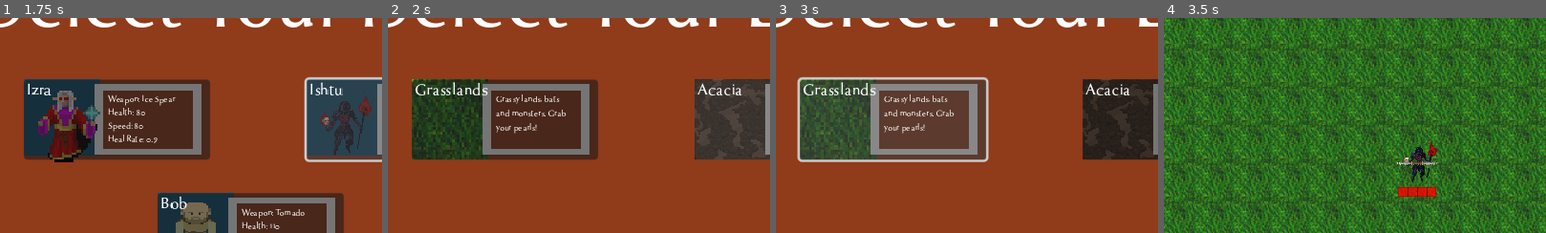
Above: before the commit, frames 1-4 (left to right).
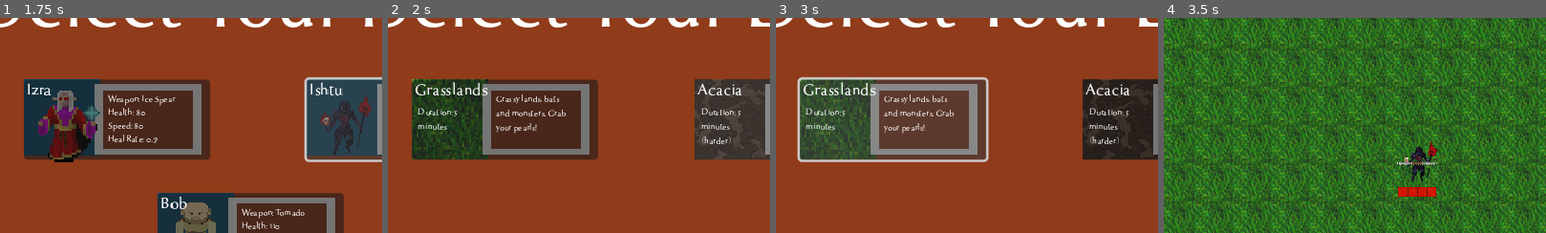
Above: after the commit, the same moments.

Repository: deonblaauw/rfg
Game: Godot game, scene res://Title Screen/menu.tscn
Same seed, same stepped clock (60 frames per second), same inputs: the game is played once before the commit and once after it. Sound files missing from this copy of the repository are replaced by a short silence.
Inputs (mouse positions are % of the whole screen's width and height, from its top left):
- Up to frame 1 (1.75 s): click "Play" at 0.5 s; tap Enter at 1.25 s; move the mouse to (72, 45) at 1.27 s; hold Right (right) from 1.28 s (still down); click (72, 45) at 1.35 s
- Up to frame 2 (2 s): keep holding Right (right)
- Up to frame 3 (3 s): move the mouse to (30, 55) at 2.02 s; release Right (right) at 2.03 s; hold Down (down) 2.03-2.75 s; click (30, 55) at 2.1 s; click (32, 40) at 2.77 s
- Up to frame 4 (3.5 s): no input
The pictures show only the part of the screen within x 17-67%, y 16-66%; the shares and areas given below are measured in that part.

Frame 1 is identical in both runs. In frame 2, 0.6% of the frame differs, in the area x 7-93%, y 41-59%; in frame 3, 0.6%; in frame 4, nothing differs.

Commit message:
Released to itch

Diff:
--- a/Title Screen/menu.gd
+++ b/Title Screen/menu.gd
@@ -5,8 +5,9 @@
 
 func _ready():
 	var new_music = preload("res://Assets/Audio/Music/menu.wav")
+	MusicPlayer.set_volume(0.8)
 	MusicPlayer.play_music(new_music)
-	MusicPlayer.set_volume(0.8)  # Set volume to 30%
+	  # Set volume to 30%
 
 func _on_btn_play_click_end():
 	var _level = get_tree().change_scene_to_file(lvl_char_sel)
--- a/Title Screen/world_selection.gd
+++ b/Title Screen/world_selection.gd
@@ -12,19 +12,22 @@
 	var world_name = "Grasslands"
 	var texture_path = "res://Assets/Textures/dirt_full_new.png"
 	var description = "Grassy lands, bats and monsters. Grab your pearls!"
-	setup_world_tile(grasslands_tile, world_name, description, texture_path)
+	var game_type = "Duration: 5 minutes"
+	setup_world_tile(grasslands_tile, world_name, description, game_type, texture_path)
 
 	# Acacia setup
 	world_name = "Acacia"
 	texture_path = "res://Assets/Textures/World/backgrounds 256x256/256_Dirt Muddy 01.png"
 	description = "Endless monsters. Stone flooring. What's not to love!?"
-	setup_world_tile(acacia_tile, world_name, description, texture_path)
+	game_type = "Duration: 5 minutes (harder)"
+	setup_world_tile(acacia_tile, world_name, description, game_type, texture_path)
 
 
-func setup_world_tile(world_node, world_name, description, texture_path):
+func setup_world_tile(world_node, world_name, description, game_type, texture_path):
 	world_node.lbl_title.text = world_name.capitalize()
 	world_node.lbl_description.text = description
 	world_node.icon.texture = load(texture_path)
+	world_node.lbl_game_type.text = game_type
 
 func _on_grasslands_world_select_click_end():
 	get_tree().change_scene_to_file(grasslands_scene)
--- a/Utility/world_select_button.gd
+++ b/Utility/world_select_button.gd
@@ -3,6 +3,7 @@
 @onready var lbl_description = $lbl_description
 @onready var lbl_title = $lbl_title
 @onready var icon = $Icon
+@onready var lbl_game_type = $lbl_game_type
 
 @onready var snd_hover = $snd_hover
 @onready var snd_click = $snd_click
--- a/Utility/world_select_button.tscn
+++ b/Utility/world_select_button.tscn
@@ -50,6 +50,17 @@
 text = "Grassy lands, bats and monsters. Grab your pearls!"
 autowrap_mode = 3
 
+[node name="lbl_game_type" type="Label" parent="."]
+layout_mode = 0
+offset_left = 5.0
+offset_top = 23.0
+offset_right = 56.0
+offset_bottom = 63.0
+theme_override_fonts/font = ExtResource("6_wuuei")
+theme_override_font_sizes/font_size = 8
+text = "Forever and a day"
+autowrap_mode = 3
+
 [node name="lbl_title" type="Label" parent="."]
 layout_mode = 0
 offset_left = 2.0
--- a/World/world_control.gd
+++ b/World/world_control.gd
@@ -4,4 +4,4 @@
 func _ready():
 	var new_music = preload("res://Assets/Audio/Music/battleThemeA.mp3")
 	MusicPlayer.play_music(new_music)
-	MusicPlayer.set_volume(0.2)  # Set volume to 30%
+	MusicPlayer.set_volume(0.1)  # Set volume to 30%
